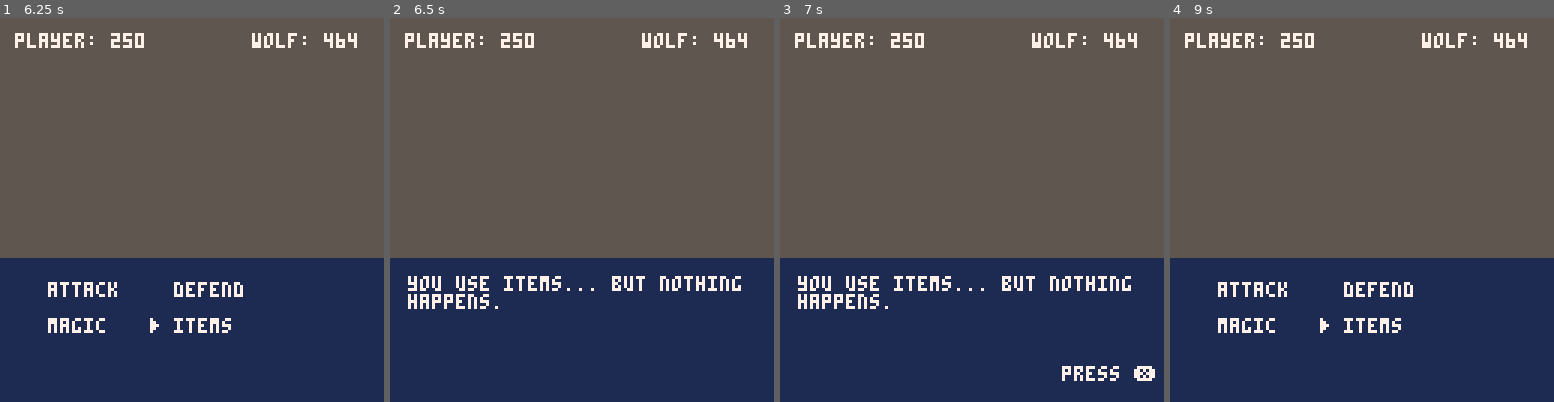
Above: before the commit, frames 1-4 (left to right).
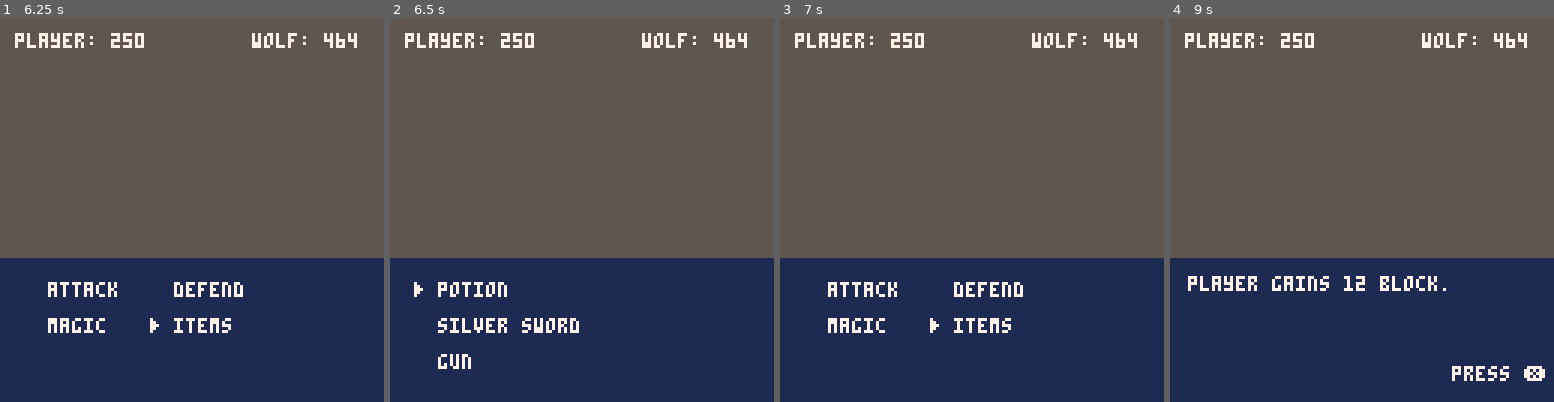
Above: after the commit, the same moments.

Repository: pixegami/wolfhunter
Game: PICO-8 cartridge moonshot.p8
Same seed, same stepped clock (60 frames per second), same inputs: the game is played once before the commit and once after it.
Inputs:
- Up to frame 1 (6.25 s): tap X (X key) at 0.33, 1.07, 1.85, 2.97, 4.08, 5.2 s; tap O (Z key) at 0.7, 1.7, 2.1, 2.5, 2.9, 3.3, 3.7, 4.1, 4.5, 4.9, 5.3, 5.7, 6.1 s; hold Right 1.6-2.1 s; hold Up 2.15-2.42 s; hold Right 2.47-3.03 s; hold Left 3.08-3.58 s; hold Down 3.63-3.97 s; hold Right 4.02-4.68 s; hold Up 4.73-5.03 s; hold Left 5.08-5.68 s; hold Down 5.73-6.03 s; hold Right from 6.08 s (still down)
- Up to frame 2 (6.5 s): keep holding Right; tap X (X key) at 6.32 s
- Up to frame 3 (7 s): tap O (Z key) at 6.5, 6.9 s; release Right at 6.58 s; hold Right from 6.63 s (still down)
- Up to frame 4 (9 s): release Right at 7.13 s; hold Up 7.18-7.45 s; tap O (Z key) every 0.4 s from 7.3 to 8.9 s; tap X (X key) at 7.43, 8.55 s; hold Right 7.5-8.07 s; hold Left 8.12-8.62 s; hold Down from 8.67 s (still down)

Frame 1 is identical in both runs. In frame 2, 2.7% of the frame differs, in the area x 4-92%, y 67-92%; in frame 3, 3.2%, in the area x 4-98%, y 67-95%; in frame 4, 2.4%.

Commit message:
Added magic and items sub-menu

Diff:
--- a/moonshot.p8
+++ b/moonshot.p8
@@ -177,15 +177,16 @@
 end
 
 -- menu system
-function new_menu(items, n_columns)
+function new_menu(items, n_columns, back_action)
 
   -- model the menu
   local menu = {
     items = items,
-    n_columns = 2,
+    n_columns = n_columns,
+    back_action = back_action,
+
+    -- menu positioning
     selected_index = 1,
-
-    -- menu positioning
     x_origin = 8,
     x_gap = 42,
 
@@ -215,6 +216,12 @@
       local selected_event_id = this.items[this.selected_index]
       local selected_event = generate_event(selected_event_id, state.player, state.enemy)
       sequence:insert(selected_event)
+    end
+
+    -- execute the back function
+    if btnp(4) and this.back_action then
+      sequence:insert(new_event("menu"))
+      sequence:next()
     end
   end
 
@@ -269,7 +276,7 @@
 end
 
 function new_attack_event(name, unit, target, value)
-  local event = new_event("story", unit.name.." uses "..name..".", true)
+  local event = new_info_event(unit.name.." uses "..name..".", true)
 
   event.action = function(this)
 
@@ -283,34 +290,34 @@
 
     -- resolve cleave
     if name == "cleave" then
-      head_event:chain_add(new_event("story", "a third of "..target.name.."'s life is dealt as damage."))
-      damage = ceil(target.hp * 0.5)
+      head_event:chain_add(new_info_event("a third of "..target.name.."'s life is dealt as damage."))
+      damage = ceil(target.hp * 0.33)
     end
 
     -- resolve vulnerability.
     if target.vulnerable then
       damage *= 2
-      head_event:chain_add(new_event("story", target.name.." is vulnerable. the damage is doubled."))
+      head_event:chain_add(new_info_event(target.name.." is vulnerable. the damage is doubled."))
     end
 
     -- resolve the block.
     if target.block > 0 then
-      blocked_damage = min(target.block, value)
+      blocked_damage = min(target.block, damage)
       target.block -= blocked_damage
       damage -= blocked_damage
-      head_event:chain_add(new_event("story", "blocked "..blocked_damage.." damage."))
+      head_event:chain_add(new_info_event("blocked "..blocked_damage.." damage."))
     end
 
     -- resolve the damage.
     if damage > 0 then
       head_event:chain_add(new_damage_event(target, damage))
     else
-      head_event:chain_add(new_event("story", "this dealt no damage!"))
+      head_event:chain_add(new_info_event("this dealt no damage!"))
     end
 
     -- resolve the bleed.
     if target.bleed > 0 and damage > 0 then
-      head_event:chain_add(new_event("story", target.name.." takes extra damage from bleeding."))
+      head_event:chain_add(new_info_event(target.name.." takes extra damage from bleeding."))
       head_event:chain_add(new_damage_event(target, k_bleed_damage))
       target.bleed += 1 -- unit continues to bleed another turn.
     end
@@ -323,16 +330,20 @@
 end
 
 function insert_vulnerable_event(unit)
-  local event = new_event("story", unit.name.." becomes vulnerable to attacks.", true)
+  local event = new_info_event(unit.name.." becomes vulnerable to attacks.", true)
   event.action = function(this) unit.vulnerable = true end
   sequence:insert(event)
 end
 
 function insert_bleed_event(unit)
-  local event = new_event("story", unit.name.." is bleeding, and will take extra damage when attacked.", true)
-  event:chain_add(new_event("story", "bleeding can be stopped by avoiding damage."))
+  local event = new_info_event(unit.name.." is bleeding, and will take extra damage when attacked.", true)
+  event:chain_add(new_info_event("bleeding can be stopped by avoiding damage."))
   event.action = function(this) unit.bleed = 3 end
   sequence:insert(event)
+end
+
+function new_info_event(text, executable)
+  return new_event("story", text, executable)
 end
 
 function new_damage_event(unit, value)
@@ -344,7 +355,7 @@
     if unit.hp <= 0 then
       unit.hp = 0
       sequence:insert(new_end_combat_event())
-      sequence:insert(new_event("story", "the fight has ended!"))
+      sequence:insert(new_info_event("the fight has ended!"))
     end
   end
 
@@ -368,7 +379,7 @@
 end
 
 function new_defend_event(name, unit, value)
-  local event = new_event("story", unit.name.." uses "..name..".", true)
+  local event = new_info_event(unit.name.." uses "..name..".", true)
   event.action = function(this)
     local block_event = new_block_event(unit, value)
     block_event.action = function(this) unit.block += value end
@@ -385,11 +396,16 @@
 end
 
 function new_dark_charge_event(unit)
-  local desc = unit.name.." howls and leaps high into the night. Beware!"
-  local event = new_event("story", desc)
+  local event = new_info_event(unit.name.." howls and leaps high into the night. Beware!")
   unit:insert_event("dark flight")
   return event
 end
+
+-- function new_magic_event(unit, value)
+--   local desc = "open magic menu"
+--   local event = new_event("magic_menu", desc, true)
+--   return event
+-- end
 
 function generate_event(event_id, unit, target)
 
@@ -397,6 +413,8 @@
   if event_id == "menu" then return new_event("menu") end
   if event_id == "attack" then return new_attack_event(event_id, unit, target, 36) end
   if event_id == "defend" then return new_defend_event(event_id, unit, 12) end
+  if event_id == "magic" then return new_event("magic") end
+  if event_id == "items" then return new_event("items") end
 
   -- boss moves
   if event_id == "slash" then return new_attack_event(event_id, unit, target, 16) end
@@ -405,7 +423,7 @@
   if event_id == "dark flight" then return new_attack_event(event_id, unit, target, 48) end
   if event_id == "raging strike" then return new_attack_event(event_id, unit, target, 24) end
   if event_id == "ravage" then return new_attack_event(event_id, unit, target, 12) end
-  if event_id == "cleave" then return new_attack_event(event_id, unit, target, 1) end
+  if event_id == "cleave" then return new_attack_event(event_id, unit, target, 0) end
 
   -- unknown event id
   return new_event("story", "you use "..event_id.."... but nothing happens.")
@@ -421,7 +439,9 @@
   scene.init = function(this)
     sequence = new_sequence()
     state = new_game_state()
-    combat_menu = new_menu({"attack", "defend", "magic", "items"})
+    combat_menu = new_menu({"attack", "defend", "magic", "items"}, 2)
+    magic_menu = new_menu({"fireball", "heal", "ensnare"}, 1, "menu")
+    items_menu = new_menu({"potion", "silver sword", "gun"}, 1, "menu")
     state:start_turn(true)
     return this
   end
@@ -432,8 +452,14 @@
     draw_units()
 
     -- show the current event.
-    if (event.type == "menu") then
+    if event.type == "menu" then
       combat_menu:draw()
+    elseif event.type == "magic" then
+      magic_menu:draw()
+      draw_caret("back 🅾️")
+    elseif event.type == "items" then
+      items_menu:draw()
+      draw_caret("back 🅾️")
     else
       print_wrapped(event.desc)
       draw_caret()
@@ -451,6 +477,8 @@
 
     -- update the menu if we are showing one.
     if event.type == "menu" then combat_menu:update() end
+    if event.type == "magic" then magic_menu:update() end
+    if event.type == "items" then items_menu:update() end
 
     -- each time we press x, the sequence progresses.
     if btnp(5) then sequence:next() end
@@ -485,12 +513,12 @@
 function draw_menu(menu)
 end
 
-function draw_caret()
+function draw_caret(caret_text)
  if (flip_count(15)) then
-  caret = "press ❎"
-  caret_x = 128 - narrator_padding - #caret * 4
+  if not caret_text then caret_text = "press ❎" end
+  caret_x = 128 - narrator_padding - #caret_text * 4
   caret_y = 128 - narrator_padding - 6
-  print(caret, caret_x, caret_y)
+  print(caret_text, caret_x, caret_y)
  end
 end
 
